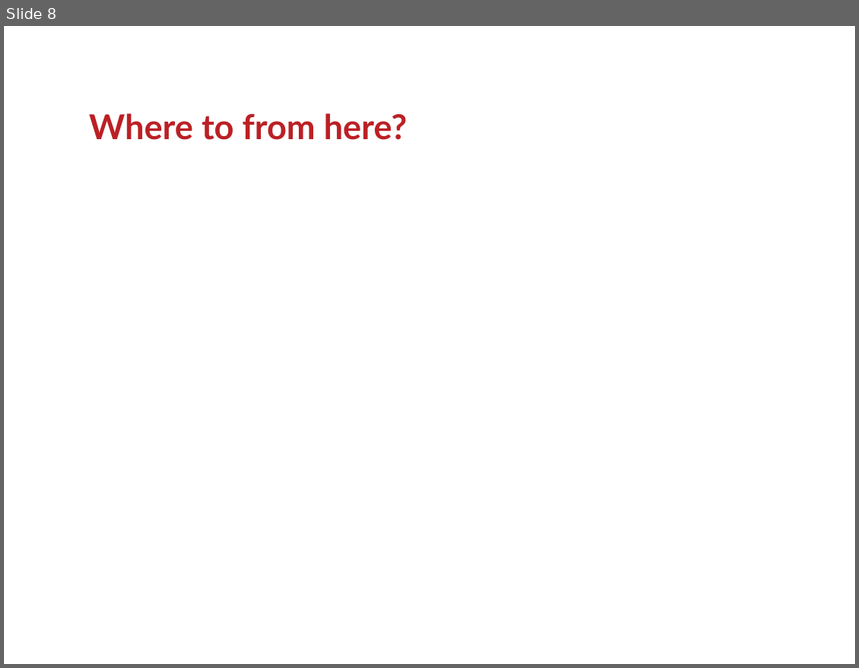
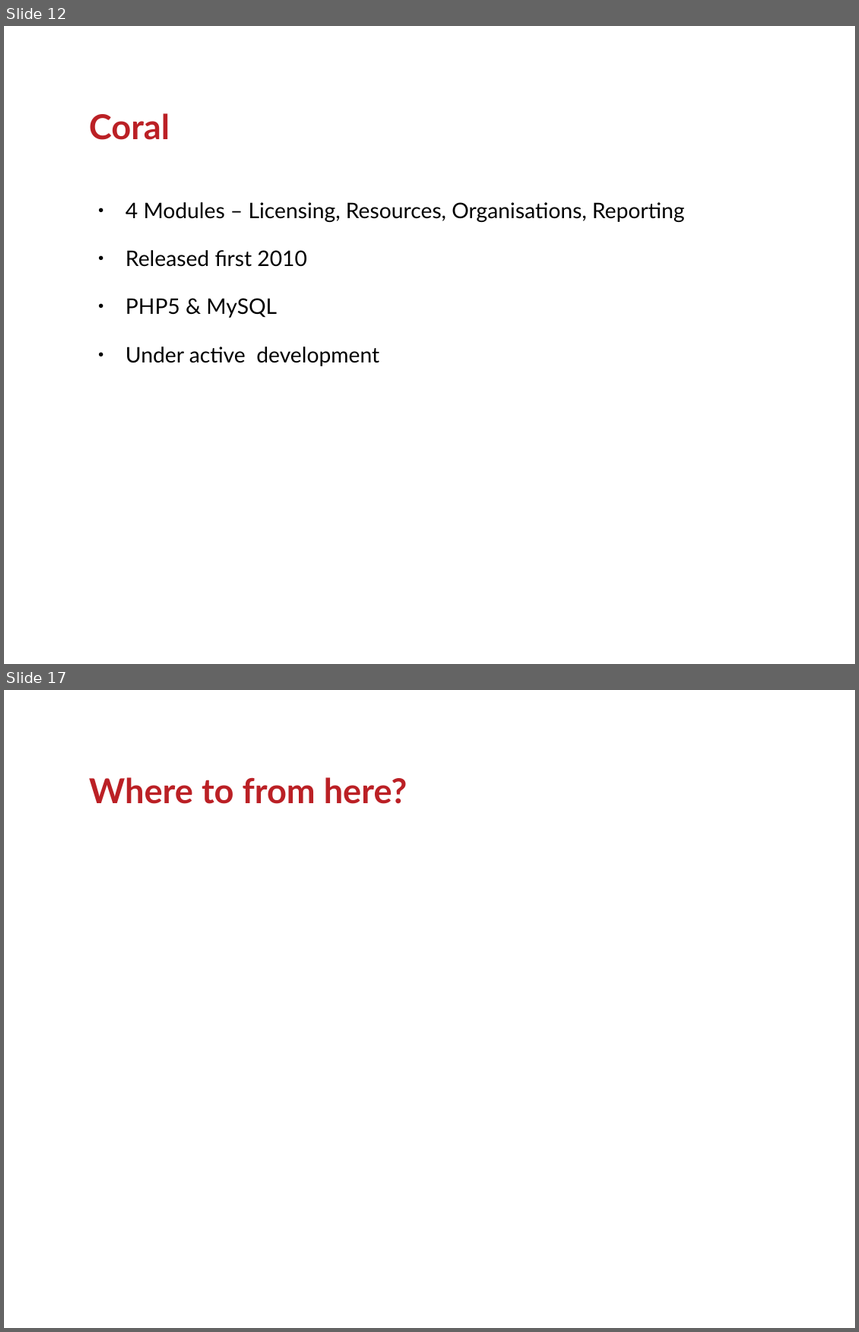
Before and after one commit to ranginui/presentation, a slide deck: kohaconclave/opensource_erm/erm.odp. Shown one above the other, each under a label of ours: slide 8 before the commit, slides 12 and 17 after it; the slides between them are not shown. The pictures are 859x668 and 859x1332 pixels, drawn with LibreOffice and Linux fonts; fonts in the diff are those of the drawing; background and template pictures are left out. Boxes give left, top, right and bottom in pixels: in the first picture for what was removed or moved away, otherwise in the second. Text is boxed around its words. In the diff, an @@ line names an element or a change of style, - is before the commit and + after.

```diff
--- a/kohaconclave/opensource_erm/erm.odp
+++ b/kohaconclave/opensource_erm/erm.odp
@@ slide 12 added at [4,26,855,664], background #FFFFFF @@
@@ title added at [89,113,170,140], 32 pt, text #BB2025, bold @@
+Coral
@@ text added at [126,202,685,366], 20 pt, text #000000 @@
+● 4 Modules – Licensing, Resources, Organisations, Reporting
+● Released first 2010
+● PHP5 & MySQL
+● Under active development
@@ what was slide 8 is now slide 17 @@
```
Also in this commit, not shown: 2 slides changed, 10 other slides added, 1 slide removed.
